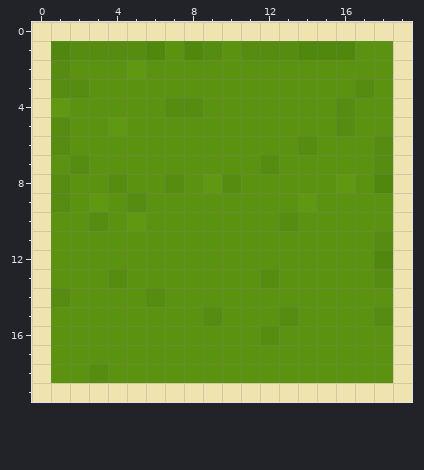
Two states of a pixel-art sprite, public/images/demineur/herbe.png. The picture above was drawn from the file before the commit.
The file is 20x20 pixels. Colours within 5 levels of each other are drawn and written as one.
Now the later version:
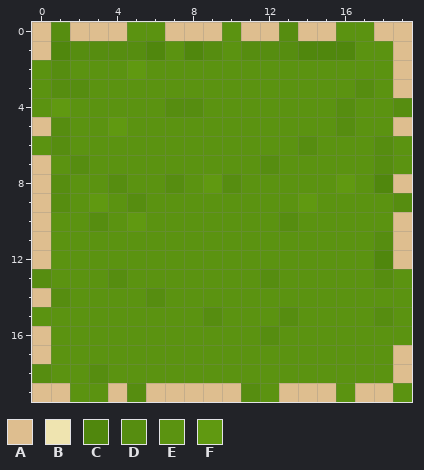
Palette (. is transparent): A #debe8f  B #efe4b0  C #50870d  D #568d10  E #5b9311  F #609911
What changed:
@@ x 0..19 @@
- 0 BBBBBBBBBBBBBBBBBBBB
- 1 BCDDDDCECDEDDDCCCEEB
- 2 BDEEEFEEEEEEEEEEEEEB
- 3 BDDEEEEEEEEEEEEEEDEB
- 4 BFEEEEEDDEEEEEEEDEEB
- 5 BDEEFEEEEEEEEEEEDEEB
- 6 BDEEEEEEEEEEEEDEEEDB
- 7 BEDEEEEEEEEEDEEEEEDB
- 8 BDEEDEEDEFDEEEEEFECB
- 9 BDEFEDEEEEEEEEFEEEEB
-10 BEEDEFEEEEEEEDEEEEEB
-11 BEEEEEEEEEEEEEEEEEDB
-12 BEEEEEEEEEEEEEEEEECB
-13 BEEEDEEEEEEEDEEEEEDB
-14 BDEEEEDEEEEEEEEEEEEB
-15 BEEEEEEEEDEEEDEEEEDB
-16 BEEEEEEEEEEEDEEEEEEB
-17 BEEEEEEEEEEEEEEEEEEB
-18 BEEDEEEEEEEEEEEEEEEB
-19 BBBBBBBBBBBBBBBBBBBB
+ 0 ADAAAEEAAAEAADAAEEAA
+ 1 ACDDDDCECDEDDDCCCEEA
+ 2 EDEEEFEEEEEEEEEEEEEA
+ 3 EDDEEEEEEEEEEEEEEDEA
+ 4 EFEEEEEDDEEEEEEEDEED
+ 5 ADEEFEEEEEEEEEEEDEEA
+ 6 EDEEEEEEEEEEEEDEEEDE
+ 7 AEDEEEEEEEEEDEEEEEDE
+ 8 ADEEDEEDEFDEEEEEFECA
+ 9 ADEFEDEEEEEEEEFEEEED
+10 AEEDEFEEEEEEEDEEEEEA
+11 AEEEEEEEEEEEEEEEEEDA
+12 AEEEEEEEEEEEEEEEEECA
+13 DEEEDEEEEEEEDEEEEEDE
+14 ADEEEEDEEEEEEEEEEEEE
+15 EEEEEEEEEDEEEDEEEEDE
+16 AEEEEEEEEEEEDEEEEEEE
+17 AEEEEEEEEEEEEEEEEEEA
+18 DEEDEEEEEEEEEEEEEEEA
+19 AAEEADAAAAADEAAAEAAE
